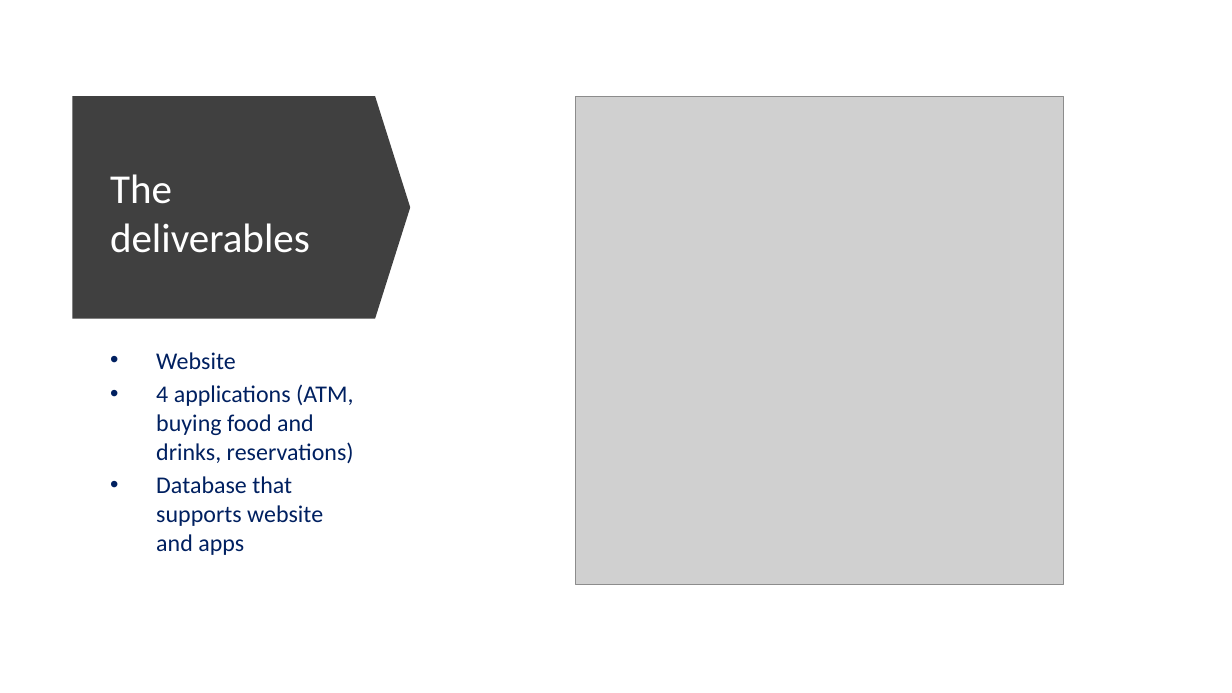
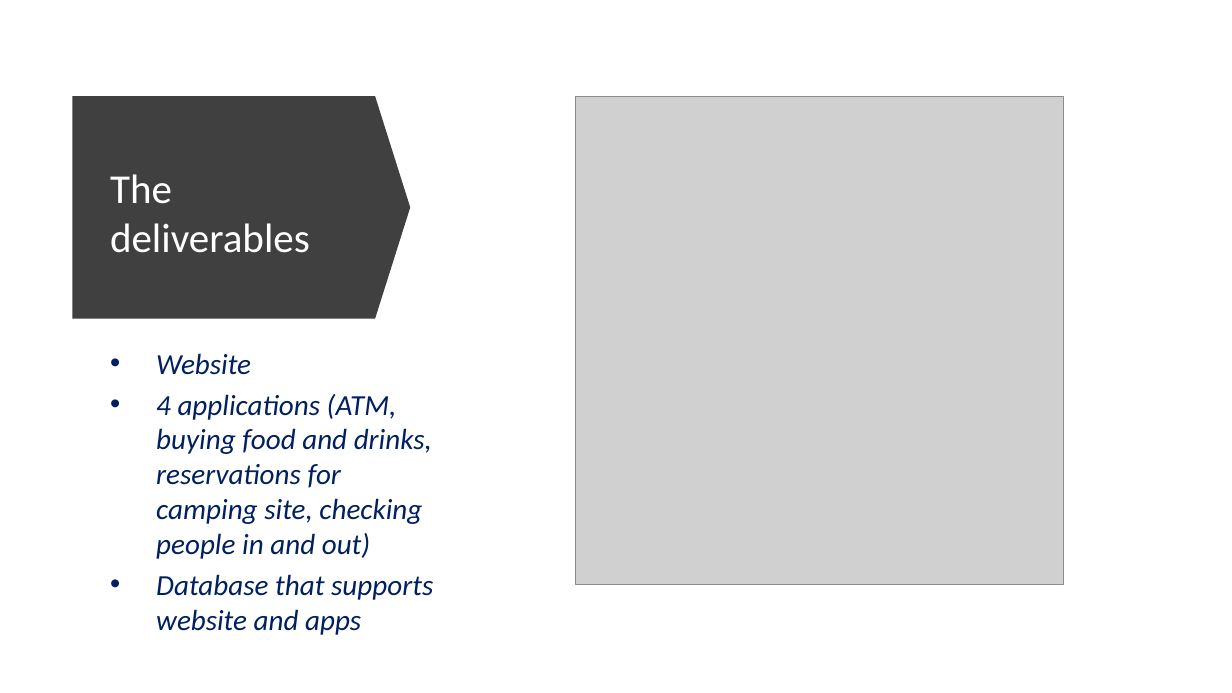
Before and after one commit to LaStefan/culturalfestivalproject, a slide deck: slide 5 of Presentation.pptx. Drawn at 1232x693 pixels with LibreOffice and Linux fonts; fonts in the diff are those of the drawing; grey boxes stand for pictures. Boxes give left, top, right and bottom in pixels: in the first picture for what was removed or moved away, otherwise in the second. Text is boxed around its words. In the diff, an @@ line names an element or a change of style, - is before the commit and + after.

Commit message:
presentation update

```diff
--- a/Presentation.pptx
+++ b/Presentation.pptx
@@ text at (156,353,433,635): size 14 to 17 pt, italic on in "Website", "Database that supports website and apps" @@
@@ text at (156,394,432,559): text changed; size 14 to 17 pt; italic on @@
-• 4 applications (ATM, buying food and drinks, reservations)
+• 4 applications (ATM, buying food and drinks, reservations for camping site, checking people in and out)
```
Also in this commit, not shown: 2 other slides changed.
